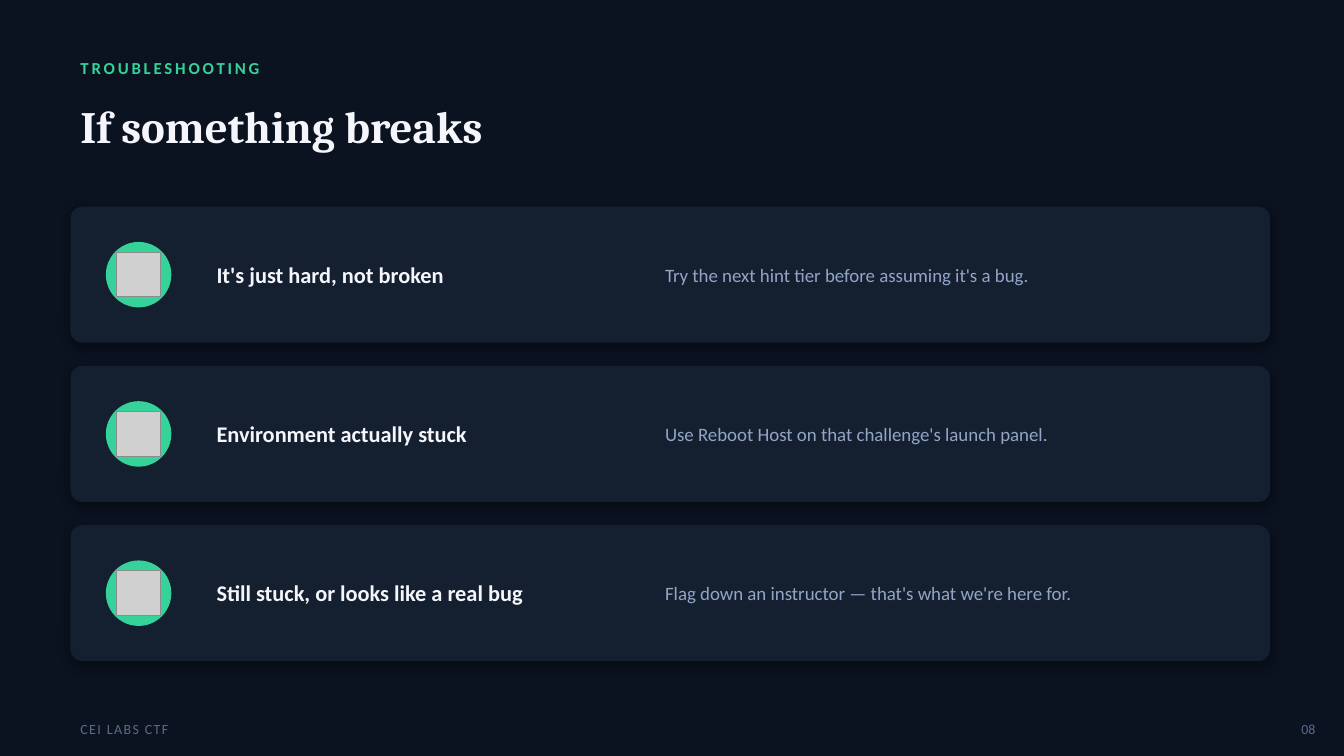
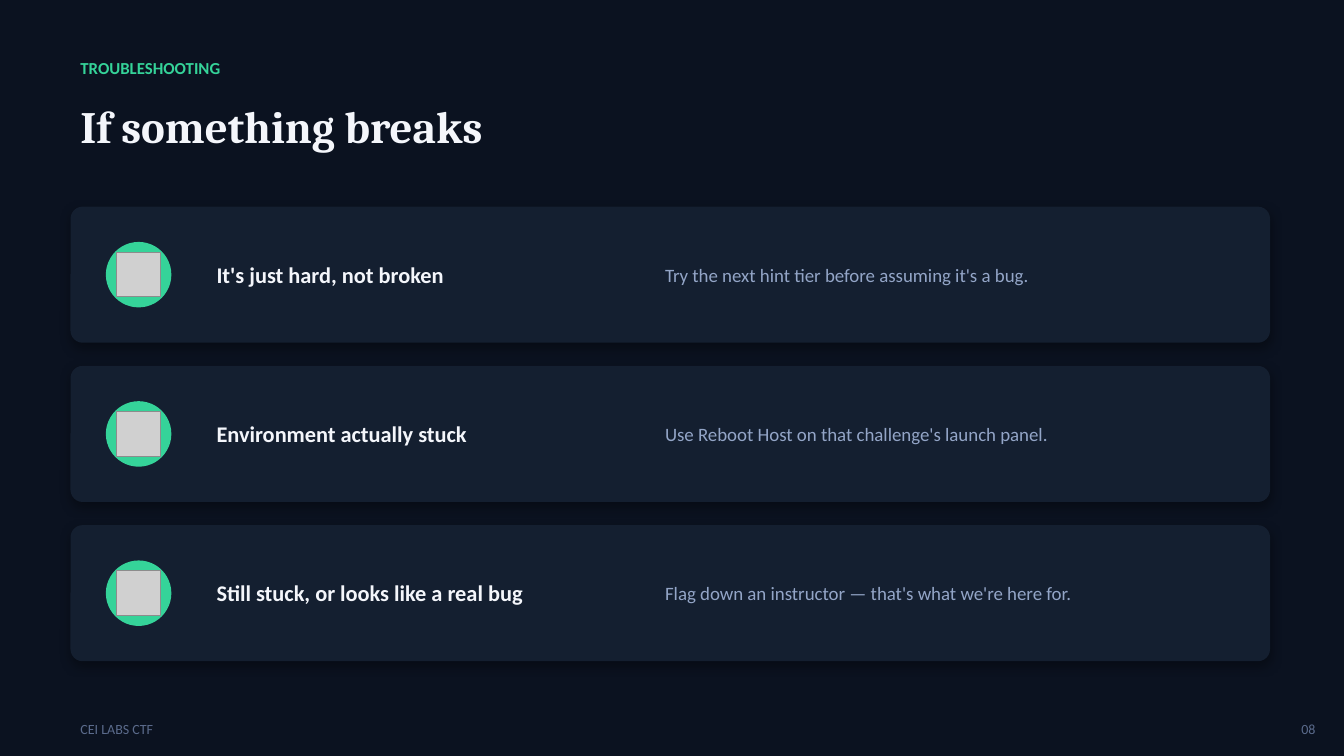
Before and after one commit to stoptalkingishh/cei-labs-event, a slide deck: slide 8 of presentation/CEI-Labs-CTF-Kickoff.pptx. Drawn at 1344x756 pixels with LibreOffice and Linux fonts; fonts in the diff are those of the drawing; grey boxes stand for pictures. Boxes give left, top, right and bottom in pixels: in the first picture for what was removed or moved away, otherwise in the second. Text is boxed around its words. In the diff, an @@ line names an element or a change of style, - is before the commit and + after.

```diff
--- a/presentation/CEI-Labs-CTF-Kickoff.pptx
+++ b/presentation/CEI-Labs-CTF-Kickoff.pptx
@@ text "TROUBLESHOOTING" at (x1=80, y1=63, x2=220, y2=74): letter spacing 2 to 0 pt @@
@@ text "CEI LABS CTF" at (x1=80, y1=725, x2=153, y2=734): letter spacing 1 to 0 pt @@
```
Also in this commit, not shown: 8 other slides changed, 3 other files.
